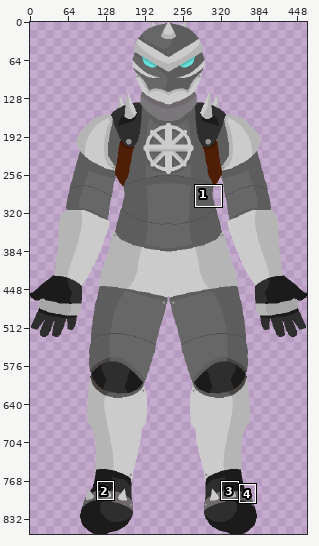
Two states of a pixel-art file, images/aseprite/armadura_madeira.aseprite. The first picture is a wide view before the edit; the outline marks the close-up.
Close-up. The starting point:
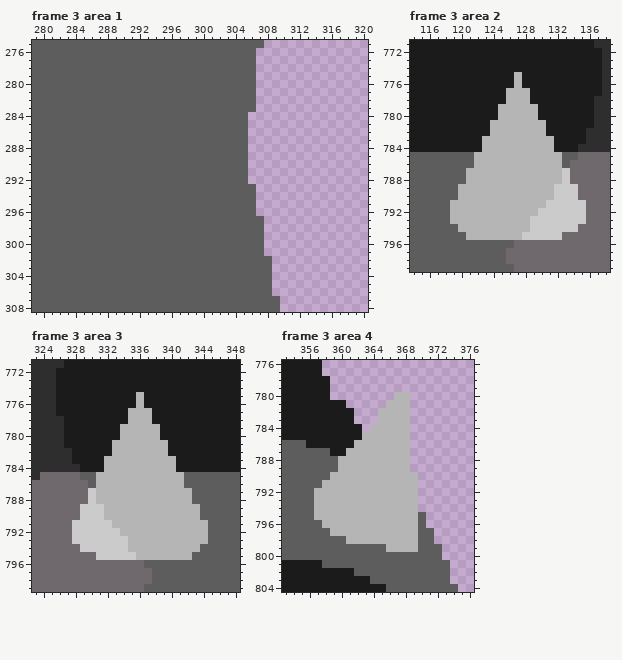
464x857 pixels, 5 frames. Colours within 5 levels of each other are drawn and written as one. Shown: frame 3 area 1: x 279..320, y 275..308; frame 3 area 2: x 114..138, y 771..799; frame 3 area 3: x 323..348, y 771..799; frame 3 area 4: x 353..376, y 776..804. The commit also changed other frames or places, which this record leaves out.
Once edited:
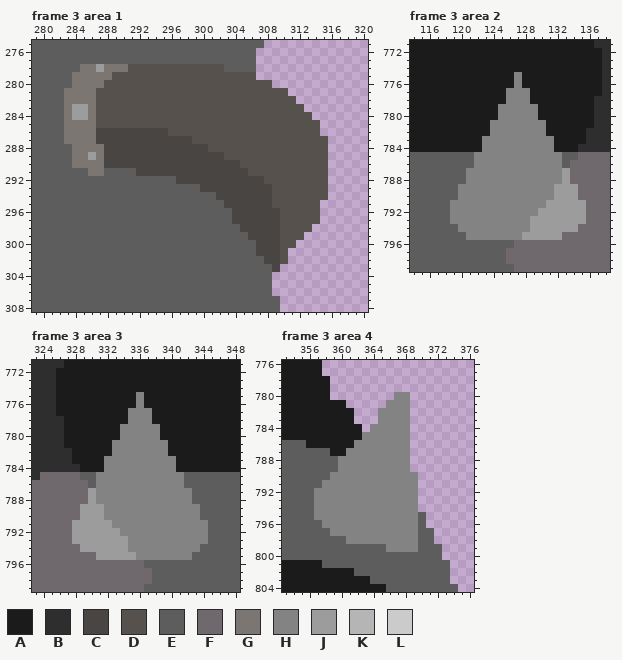
Palette (. is transparent): A #1b1b1b  B #2f2e2f  C #484543  D #57514d  E #5e5d5e  F #6f696e  G #7c7673  H #838383  J #9c9c9c  K #b5b5b5  L #cbcbcb
Diff:
Frame 3 area 1, layer "Layer 1":
y 278: x 285..302 EEEEEEEEEEEEEEEEEE -> GGJGGGDDDDDDDDDDDD
y 279: x 284..306 EEEEEEEEEEEEEEEEEEEEEEE -> GGGGGDDDDDDDDDDDDDDDDDD
y 280: x 284..308 EEEEEEEEEEEEEEEEEEEEEEE.. -> GGGGDDDDDDDDDDDDDDDDDDDDD
y 281: x 283..310 EEEEEEEEEEEEEEEEEEEEEEEE.... -> GGGGDDDDDDDDDDDDDDDDDDDDDDDD
y 282: x 283..311 EEEEEEEEEEEEEEEEEEEEEEEE..... -> GGGGDDDDDDDDDDDDDDDDDDDDDDDDD
y 283: x 283..312 EEEEEEEEEEEEEEEEEEEEEEEE...... -> GJJGDDDDDDDDDDDDDDDDDDDDDDDDDD
y 284: x 283..313 EEEEEEEEEEEEEEEEEEEEEEE........ -> GJJGDDDDDDDDDDDDDDDDDDDDDDDDDDD
y 285: x 283..314 EEEEEEEEEEEEEEEEEEEEEEE......... -> GGGGDDDDDDDDDDDDDDDDDDDDDDDDDDDD
y 286: x 283..314 EEEEEEEEEEEEEEEEEEEEEEE......... -> GGGGCCCCCCCCCDDDDDDDDDDDDDDDDDDD
y 287: x 283..315 EEEEEEEEEEEEEEEEEEEEEEE.......... -> GGGGCCCCCCCCCCCCDDDDDDDDDDDDDDDDD
y 288: x 284..315 EEEEEEEEEEEEEEEEEEEEEE.......... -> GGGGCCCCCCCCCCCCCDDDDDDDDDDDDDDD
y 289: x 284..315 EEEEEEEEEEEEEEEEEEEEEE.......... -> GGJGCCCCCCCCCCCCCCCDDDDDDDDDDDDD
y 290: x 284..315 EEEEEEEEEEEEEEEEEEEEEE.......... -> GGGGCCCCCCCCCCCCCCCCCDDDDDDDDDDD
y 291: x 286..287 EE -> GG; x 292..315 EEEEEEEEEEEEEE.......... -> CCCCCCCCCCCCCCDDDDDDDDDD
y 292: x 297..315 EEEEEEEEE.......... -> CCCCCCCCCCCDDDDDDDD
y 293: x 300..315 EEEEEEE......... -> CCCCCCCCCDDDDDDD
y 294: x 302..315 EEEEE......... -> CCCCCCCDDDDDDD
y 295: x 303..314 EEEE........ -> CCCCCCDDDDDD
y 296: x 304..314 EEE........ -> CCCCCCDDDDD
y 297: x 304..314 EEEE....... -> CCCCCCDDDDD
y 298: x 305..313 EEE...... -> CCCCCDDDD
y 299: x 306..312 EE..... -> CCCCDDD
y 300: x 307..311 E.... -> CCCDD
y 301: x 307..310 E... -> CCCD
y 302: x 308..310 E.. -> CCD
y 303: x 309 . -> C
Frame 3 area 2, layer "Layer 1":
y 775..776: x 127 K -> H
y 777..778: x 126..128 KKK -> HHH
y 779..780: x 125..129 KKKKK -> HHHHH
y 781..782: x 124..130 KKKKKKK -> HHHHHHH
y 783..784: x 123..131 KKKKKKKKK -> HHHHHHHHH
y 785..786: x 122..132 KKKKKKKKKKK -> HHHHHHHHHHH
y 787..788: x 121..133 KKKKKKKKKKKKL -> HHHHHHHHHHHHJ
y 789..790: x 120..134 KKKKKKKKKKKKLLL -> HHHHHHHHHHHHJJJ
y 791: x 119..135 KKKKKKKKKKKKLLLLL -> HHHHHHHHHHHHJJJJJ
y 792: x 119..135 KKKKKKKKKKKLLLLLL -> HHHHHHHHHHHJJJJJJ
y 793: x 119..135 KKKKKKKKKKLLLLLLL -> HHHHHHHHHHJJJJJJJ
y 794: x 120..134 KKKKKKKKKLLLLLL -> HHHHHHHHHJJJJJJ
y 795: x 121..132 KKKKKKKLLLLL -> HHHHHHHJJJJJ
Frame 3 area 3, layer "Layer 1":
y 775..776: x 336 K -> H
y 777..778: x 335..337 KKK -> HHH
y 779..780: x 334..338 KKKKK -> HHHHH
y 781..782: x 333..339 KKKKKKK -> HHHHHHH
y 783..784: x 332..340 KKKKKKKKK -> HHHHHHHHH
y 785..786: x 331..341 KKKKKKKKKKK -> HHHHHHHHHHH
y 787..788: x 330..342 LKKKKKKKKKKKK -> JHHHHHHHHHHHH
y 789..790: x 329..343 LLLKKKKKKKKKKKK -> JJJHHHHHHHHHHHH
y 791: x 328..344 LLLLLKKKKKKKKKKKK -> JJJJJHHHHHHHHHHHH
y 792: x 328..344 LLLLLLKKKKKKKKKKK -> JJJJJJHHHHHHHHHHH
y 793: x 328..344 LLLLLLLKKKKKKKKKK -> JJJJJJJHHHHHHHHHH
y 794: x 329..343 LLLLLLKKKKKKKKK -> JJJJJJHHHHHHHHH
y 795: x 331..342 LLLLLKKKKKKK -> JJJJJHHHHHHH
Frame 3 area 4, layer "Layer 1":
y 780: x 367..368 KK -> HH
y 781: x 366..368 KKK -> HHH
y 782..783: x 365..368 KKKK -> HHHH
y 784: x 364..368 KKKKK -> HHHHH
y 785: x 363..368 KKKKKK -> HHHHHH
y 786: x 362..368 KKKKKKK -> HHHHHHH
y 787: x 361..368 KKKKKKKK -> HHHHHHHH
y 788..789: x 360..368 KKKKKKKKK -> HHHHHHHHH
y 790: x 359..369 KKKKKKKKKKK -> HHHHHHHHHHH
y 791: x 358..369 KKKKKKKKKKKK -> HHHHHHHHHHHH
y 792..795: x 357..369 KKKKKKKKKKKKK -> HHHHHHHHHHHHH
y 796: x 358..369 KKKKKKKKKKKK -> HHHHHHHHHHHH
y 797: x 359..369 KKKKKKKKKKK -> HHHHHHHHHHH
y 798: x 361..369 KKKKKKKKK -> HHHHHHHHH
y 799: x 366..369 KKKK -> HHHH
Changed places in both close-ups, as pixel boxes (x1, y1, x2, y2):
changed: (64, 64, 328, 272)
changed: (450, 72, 586, 240)
changed: (72, 392, 208, 560)
changed: (314, 392, 418, 552)
